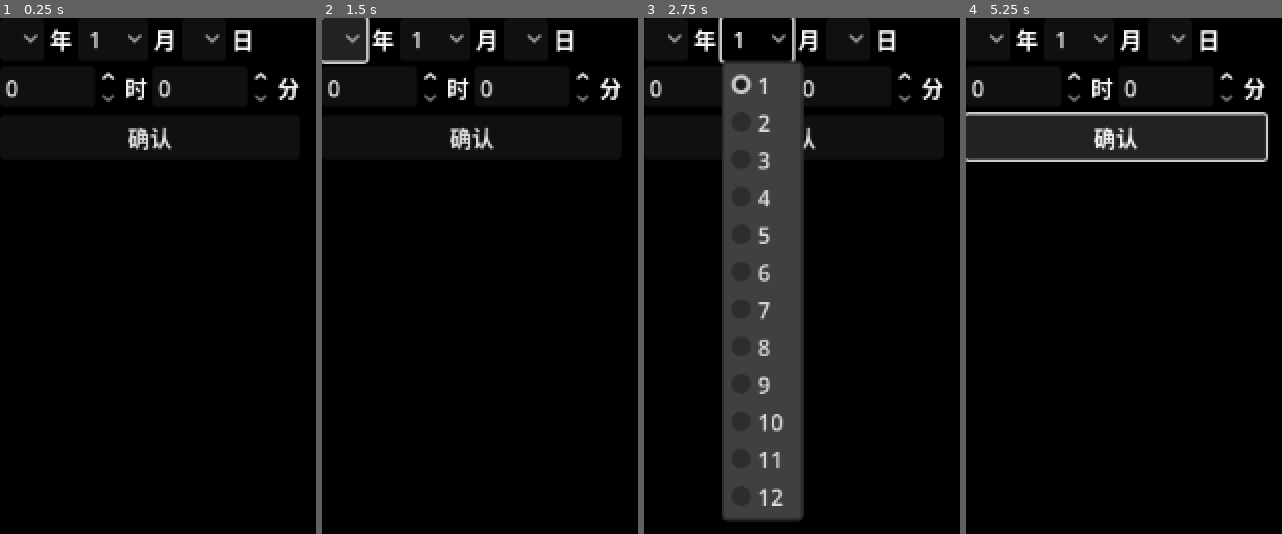
Above: before the commit, frames 1-4 (left to right).
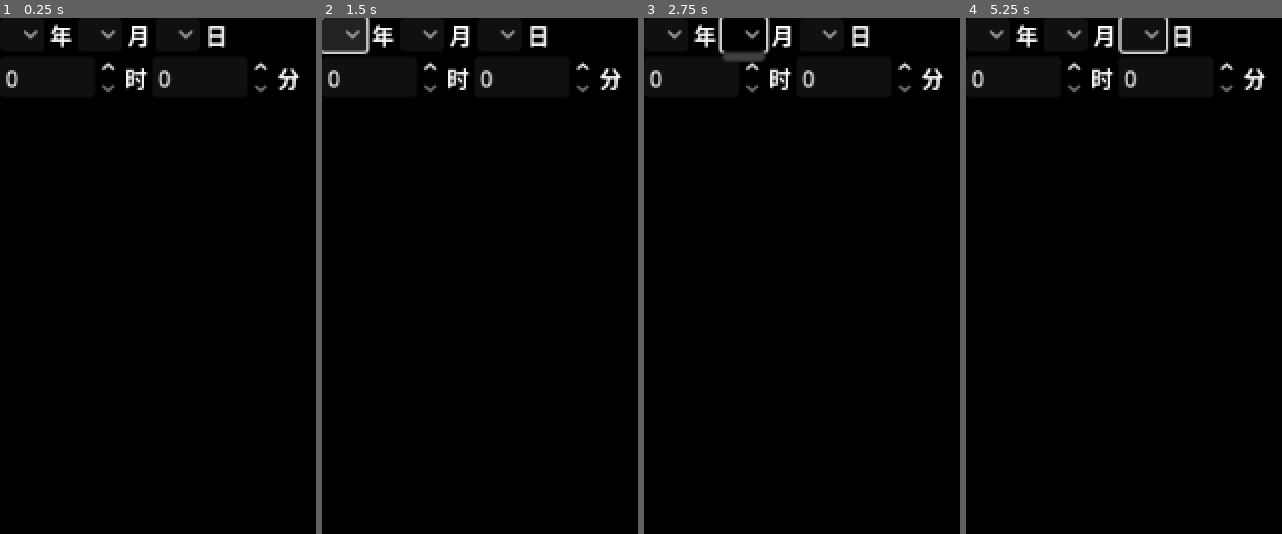
Above: after the commit, the same moments.

Repository: LYK-ce/Lynx
Game: Godot game, scene res://scene/Component/date_selection.tscn
The game is run twice, just before and just after one commit, with the same random seed, the same clock (stepped at 60 frames per second) and the same inputs. This scene is started directly instead of the project's main scene.
Inputs (mouse positions are in pixels of both pictures, inside the frame that each line leads up to):
- Up to frame 1 (0.25 s): no input
- Up to frame 2 (1.5 s): click (344, 38) at 0.52 s; click (344, 33) at 1.27 s
- Up to frame 3 (2.75 s): click (757, 38) at 2 s, where only the run before the commit has a clickable "1"
- Up to frame 4 (5.25 s): click (1067, 33) at 2.77 s; click (1171, 38) at 3.52 s; click (1142, 33) at 4.27 s; click (1114, 136) at 5 s, where only the run before the commit has a clickable "确认"

The runs differ from the first frame. In frame 1, 2.9% of the frame differs, in the area x 1-95%, y 1-26%; in frame 2, 3.2%; in frame 3, 25%, in the area x 1-95%, y 0-98%; in frame 4, 12%.

Commit message:
date selection

Diff:
--- /dev/null
+++ b/scene/Component/date_selection.gd
@@ -0,0 +1,18 @@
+'''
+这个组件是在待办当中用于选择日期的组件。通过选择年，月，日。然后提供一个方法，以Unix时间戳的形式返回选定的日期。
+'''
+extends Control
+class_name Date_Selection
+
+@onready var year_button = $VBoxContainer/HBoxContainer/YearButton
+@onready var month_button = $VBoxContainer/HBoxContainer/MonthButton
+@onready var day_button = $VBoxContainer/HBoxContainer/DayButton
+@onready var hour_spin_box = $VBoxContainer/HBoxContainer2/HourSpinBox
+@onready var minute_spin_box = $VBoxContainer/HBoxContainer2/MinuteSpinBox
+
+# Called when the node enters the scene tree for the first time.
+func _ready() -> void:
+	#当ready之后，先初始化可选项。
+	#首先获取当前的Unix时间戳
+	var now_timestamp = Time.get_unix_time_from_system()
+	pass
--- a/scene/Component/date_selection.tscn
+++ b/scene/Component/date_selection.tscn
@@ -1,10 +1,13 @@
-[gd_scene format=3 uid="uid://bmgrc2rtmwni6"]
+[gd_scene load_steps=2 format=3 uid="uid://bmgrc2rtmwni6"]
+
+[ext_resource type="Script" uid="uid://ui3j7jwmg36q" path="res://scene/Component/date_selection.gd" id="1_7ycu3"]
 
 [node name="DateSelection" type="Control"]
 layout_mode = 3
 anchors_preset = 0
 offset_right = 40.0
 offset_bottom = 40.0
+script = ExtResource("1_7ycu3")
 
 [node name="VBoxContainer" type="VBoxContainer" parent="."]
 layout_mode = 0
@@ -14,74 +17,44 @@
 [node name="HBoxContainer" type="HBoxContainer" parent="VBoxContainer"]
 layout_mode = 2
 
-[node name="OptionButton" type="OptionButton" parent="VBoxContainer/HBoxContainer"]
+[node name="YearButton" type="OptionButton" parent="VBoxContainer/HBoxContainer"]
 layout_mode = 2
 
-[node name="Label" type="Label" parent="VBoxContainer/HBoxContainer"]
+[node name="Year" type="Label" parent="VBoxContainer/HBoxContainer"]
 layout_mode = 2
 text = "年"
 
-[node name="OptionButton2" type="OptionButton" parent="VBoxContainer/HBoxContainer"]
+[node name="MonthButton" type="OptionButton" parent="VBoxContainer/HBoxContainer"]
 layout_mode = 2
-selected = 0
-item_count = 12
-popup/item_0/text = "1"
-popup/item_0/id = 0
-popup/item_1/text = "2"
-popup/item_1/id = 1
-popup/item_2/text = "3"
-popup/item_2/id = 2
-popup/item_3/text = "4"
-popup/item_3/id = 3
-popup/item_4/text = "5"
-popup/item_4/id = 4
-popup/item_5/text = "6"
-popup/item_5/id = 5
-popup/item_6/text = "7"
-popup/item_6/id = 6
-popup/item_7/text = "8"
-popup/item_7/id = 7
-popup/item_8/text = "9"
-popup/item_8/id = 8
-popup/item_9/text = "10"
-popup/item_9/id = 9
-popup/item_10/text = "11"
-popup/item_10/id = 10
-popup/item_11/text = "12"
-popup/item_11/id = 11
 
-[node name="Label2" type="Label" parent="VBoxContainer/HBoxContainer"]
+[node name="Month" type="Label" parent="VBoxContainer/HBoxContainer"]
 layout_mode = 2
 text = "月"
 
-[node name="OptionButton3" type="OptionButton" parent="VBoxContainer/HBoxContainer"]
+[node name="DayButton" type="OptionButton" parent="VBoxContainer/HBoxContainer"]
 layout_mode = 2
 
-[node name="Label3" type="Label" parent="VBoxContainer/HBoxContainer"]
+[node name="Day" type="Label" parent="VBoxContainer/HBoxContainer"]
 layout_mode = 2
 text = "日"
 
 [node name="HBoxContainer2" type="HBoxContainer" parent="VBoxContainer"]
 layout_mode = 2
 
-[node name="SpinBox" type="SpinBox" parent="VBoxContainer/HBoxContainer2"]
+[node name="HourSpinBox" type="SpinBox" parent="VBoxContainer/HBoxContainer2"]
 layout_mode = 2
 max_value = 24.0
 rounded = true
 
-[node name="Label" type="Label" parent="VBoxContainer/HBoxContainer2"]
+[node name="Hour" type="Label" parent="VBoxContainer/HBoxContainer2"]
 layout_mode = 2
 text = "时"
 
-[node name="SpinBox2" type="SpinBox" parent="VBoxContainer/HBoxContainer2"]
+[node name="MinuteSpinBox" type="SpinBox" parent="VBoxContainer/HBoxContainer2"]
 layout_mode = 2
 max_value = 60.0
 rounded = true
 
-[node name="Label2" type="Label" parent="VBoxContainer/HBoxContainer2"]
+[node name="Minute" type="Label" parent="VBoxContainer/HBoxContainer2"]
 layout_mode = 2
 text = "分"
-
-[node name="Button" type="Button" parent="VBoxContainer"]
-layout_mode = 2
-text = "确认"
Not shown, added: scene/Component/date_selection.gd.uid
